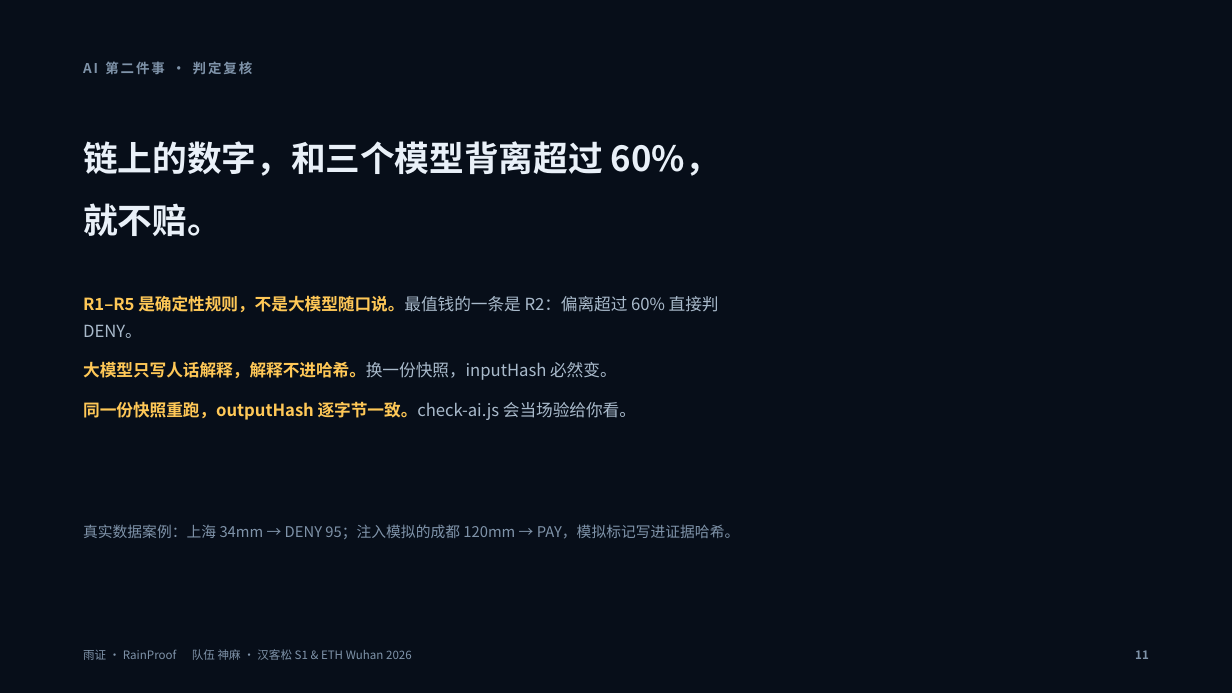
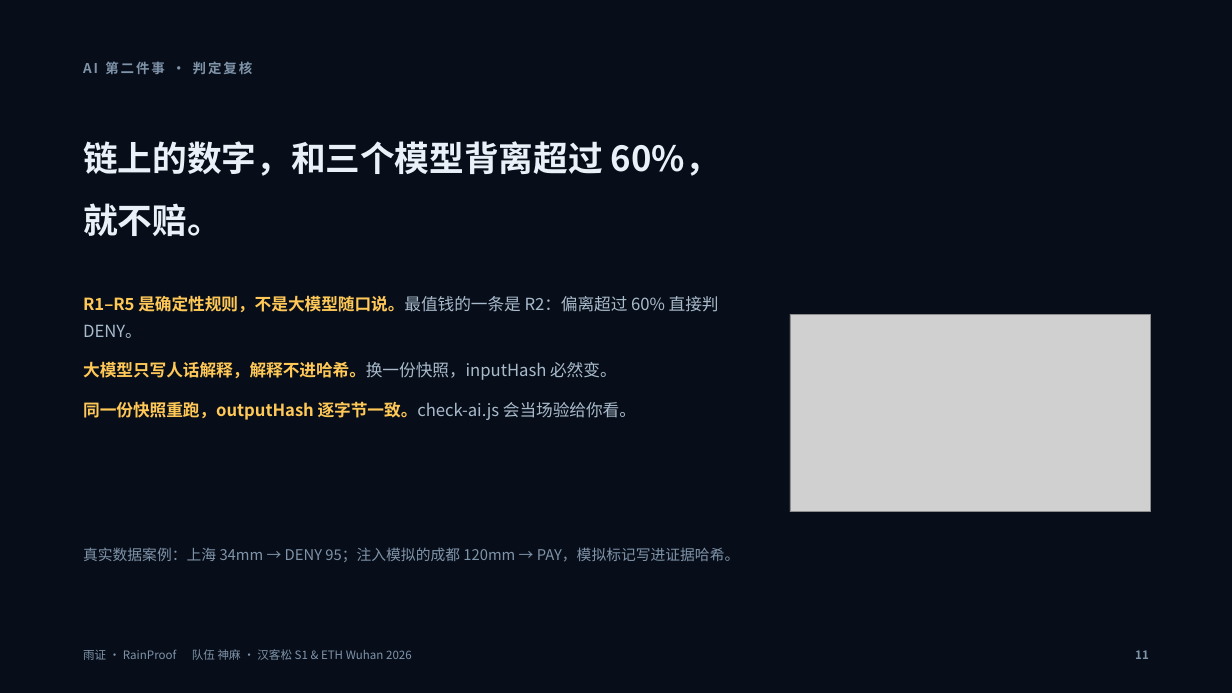
Before and after one commit to juice-butterfly/rainproof, a slide deck: slide 11 of 提交材料/雨证-路演PPT.pptx. Drawn at 1232x693 pixels with LibreOffice and Linux fonts; fonts in the diff are those of the drawing; grey boxes stand for pictures. Boxes give left, top, right and bottom in pixels: in the first picture for what was removed or moved away, otherwise in the second. Text is boxed around its words. In the diff, an @@ line names an element or a change of style, - is before the commit and + after.

```diff
--- a/提交材料/雨证-路演PPT.pptx
+++ b/提交材料/雨证-路演PPT.pptx
@@ picture added at (790,314,1151,512) @@
@@ text "真实数据案例：上海 34mm → DENY 95；注入模拟的成都 ...": place and size @@
-text "真实数据案例：上海 34mm → DENY 95；注入模拟的成都 ..." at (83,524,740,539)
+text "真实数据案例：上海 34mm → DENY 95；注入模拟的成都 ..." at (83,547,740,562)
```
Also in this commit, not shown: 5 other slides changed, 8 slides added, 2 other files.
